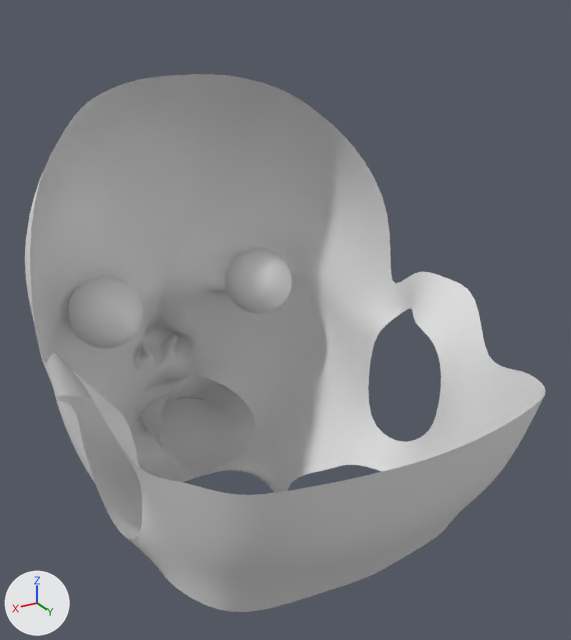
The Blender file 31.07.2025_Character.blend as it was, and as the next commit left it.
Rendered twice from a 50 mm camera at (0.118, 0.189, 1.661) aimed at (-0.011, -0.026, 1.553). Every picture has the same lights, and +X, +Y and +Z are marked at lower left.

Script lines for the objects in view, before the commit:
```python
me_плоскость = bpy.data.meshes.new('Плоскость')
me_плоскость.from_pydata(...)  # 286 vertices, 232 faces; spans x 0.0..0.07, y -0.13..0.068, z 1.442..1.63
me_плоскость.polygons.foreach_set('use_smooth', [True] * 232)
me_плоскость.materials.append(mat_материал)  # white #e7e7e7
me_сфера = bpy.data.meshes.new('Сфера')
me_сфера.from_pydata(...)  # a UV sphere (12 segments, 16 rings, poles along y) spanning x 0.0189..0.0479, y -0.0998..-0.0708, z 1.5299..1.5588
me_сфера.polygons.foreach_set('use_smooth', [True] * 192)
ob_плоскость = bpy.data.objects.new('Плоскость', me_плоскость)
ob_плоскость.location = (0.0, 0.0, 0.0)
_m = ob_плоскость.modifiers.new('Зеркало', 'MIRROR')
_m.use_clip = True
_m = ob_плоскость.modifiers.new('Подразделение', 'SUBSURF')
_m.levels = 2
ob_сфера = bpy.data.objects.new('Сфера', me_сфера)
ob_сфера.location = (0.0, 0.0, 0.0)
_m = ob_сфера.modifiers.new('Зеркало', 'MIRROR')
_m.mirror_object = ob_плоскость
_m = ob_сфера.modifiers.new('Subdivision', 'SUBSURF')
_m.levels = 2
```
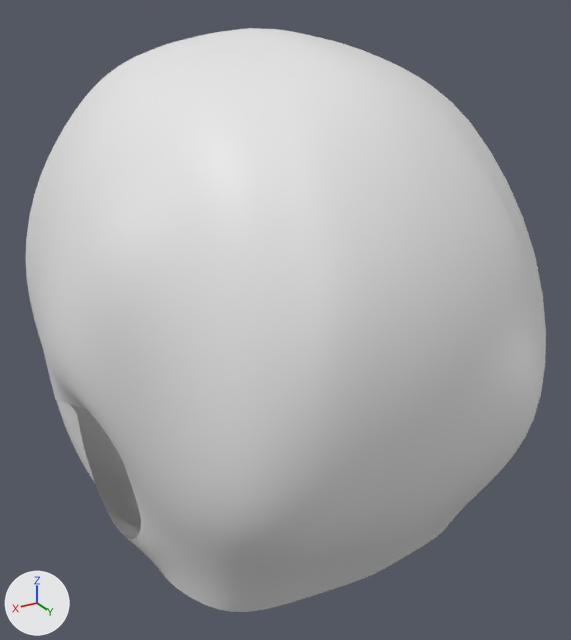
Scene script edits in JSON lines:
```json
{"block": "me_плоскость", "where": "# used by ob_плоскость; location = (0.0, 0.0, 0.0)"}
{"op": "remove", "block": "me_плоскость", "code": "me_плоскость.from_pydata(...)  # 286 vertices, 232 faces; spans x 0.0..0.07, y -0.13..0.068, z 1.442..1.63"}
{"op": "add", "block": "me_плоскость", "code": "me_плоскость.from_pydata(...)  # 319 vertices, 270 faces; spans x 0.0..0.075, y -0.13..0.073, z 1.442..1.65"}
{"block": "me_плоскость", "change": "me_плоскость part 1"}
{"block": "me_плоскость", "change": "3 vertices in x 0.025..0.069, y -0.103..-0.033, z 1.541..1.611 move by (-0.001, 0.0, 0.0)"}
{"block": "me_плоскость", "change": "3 vertices in x 0.0..0.046, y -0.084..-0.067, z 1.618..1.63 move by (0.0, 0.0, 0.002)"}
{"block": "me_плоскость", "change": "3 vertices in x 0.037..0.052, y -0.074..0.05, z 1.524..1.624 move by (0.0, 0.0, 0.001)"}
{"block": "me_плоскость", "change": "24 vertices move from x 0.0..0.07, y -0.098..0.068, z 1.497..1.628 to x 0.0..0.075, y -0.098..0.071, z 1.498..1.63"}
{"block": "me_плоскость", "change": "33 vertices are added at x 0.0..0.071, y -0.059..0.073, z 1.584..1.65"}
{"block": "me_плоскость", "change": "38 new faces join them"}
```

Location of each change, (x1, y1, x2, y2) in pixels of the pictures (571 x 640 px):
```json
{"object": "Плоскость", "change": "reshaped", "before": [25, 74, 546, 612], "after": [26, 28, 546, 612], "on screen": "9% taller"}
{"part": 1, "of": "me_плоскость", "change": "built on", "before": [25, 74, 546, 537], "after": [26, 28, 546, 537]}
```
